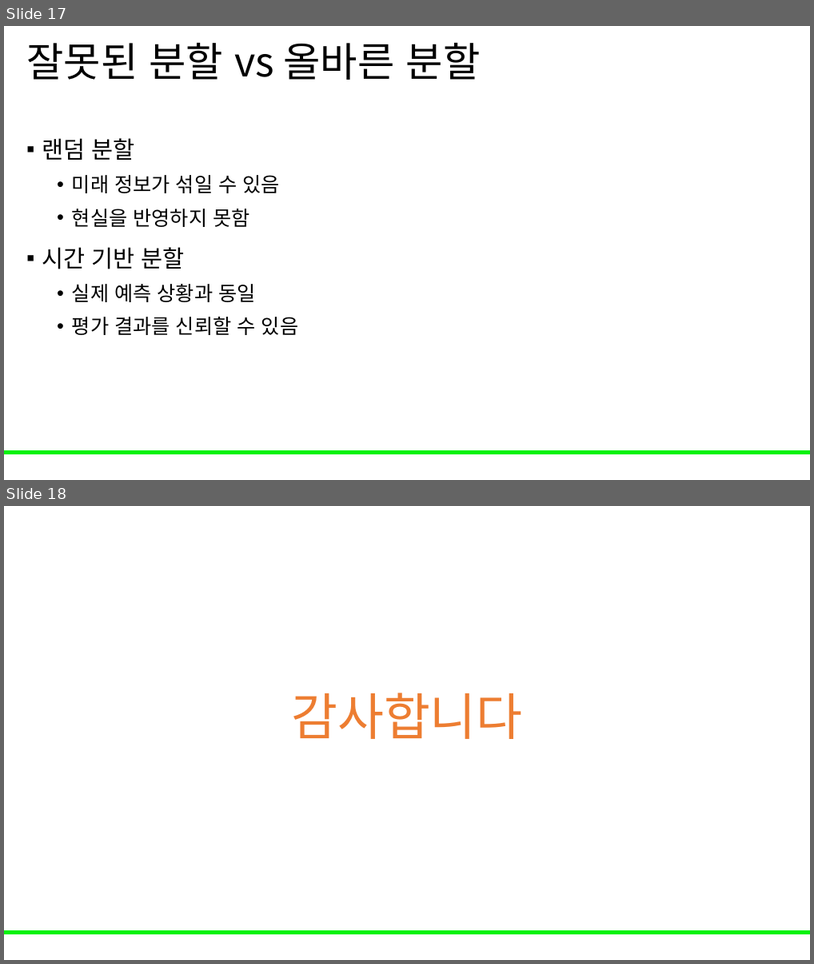
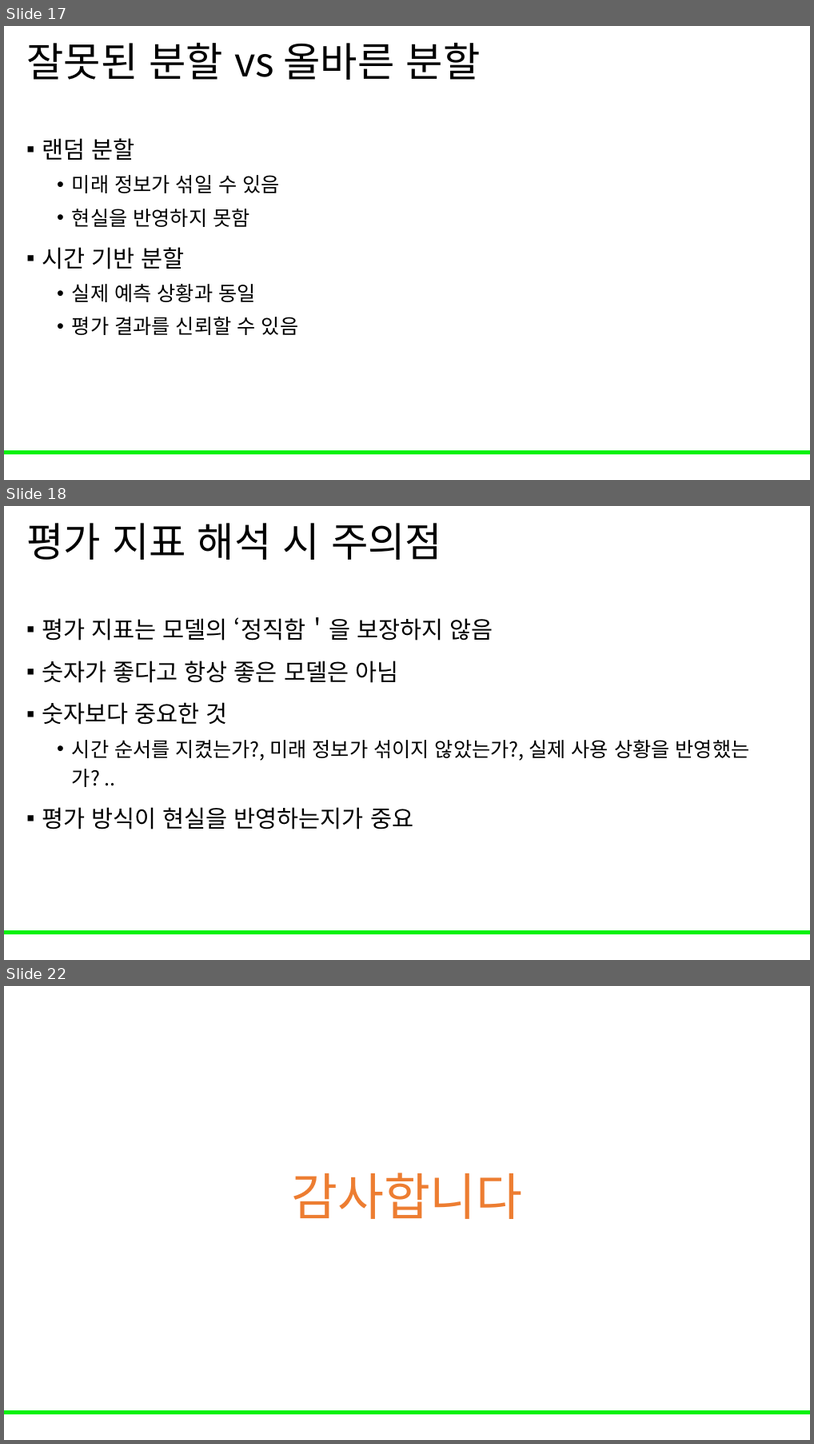
Before and after one commit to Leader-Lesson/KDT_RE_5th, a slide deck: material/5_AI/05_시계열 분석.pptx. Shown one above the other, each under a label of ours: slides 17 and 18 before the commit, slides 17, 18 and 22 after it; the slides between them are not shown. The pictures are 814x964 and 814x1444 pixels, drawn with LibreOffice and Linux fonts; fonts in the diff are those of the drawing; background and template pictures are left out. Boxes give left, top, right and bottom in pixels: in the first picture for what was removed or moved away, otherwise in the second. Text is boxed around its words. In the diff, an @@ line names an element or a change of style, - is before the commit and + after.

```diff
--- a/material/5_AI/05_시계열 분석.pptx
+++ b/material/5_AI/05_시계열 분석.pptx
@@ slide 18 added at <box>4,506,810,960</box>, background #FFFFFF; not listed: 1 template element that a slide beside it also shows @@
@@ title added at <box>26,523,442,560</box>, 48 pt, text #000000 @@
+평가 지표 해석 시 주의점
@@ text added at <box>42,617,750,829</box>, 28 pt, text #000000 @@
+▪ 평가 지표는 모델의 ‘정직함＇을 보장하지 않음
+▪ 숫자가 좋다고 항상 좋은 모델은 아님
+▪ 숫자보다 중요한 것
+  • 시간 순서를 지켰는가?, 미래 정보가 섞이지 않았는가?, 실제 사용 상황을 반영했는가? ..
+▪ 평가 방식이 현실을 반영하는지가 중요
@@ what was slide 18 is now slide 22 @@
```
Also in this commit, not shown: 3 other slides added.
